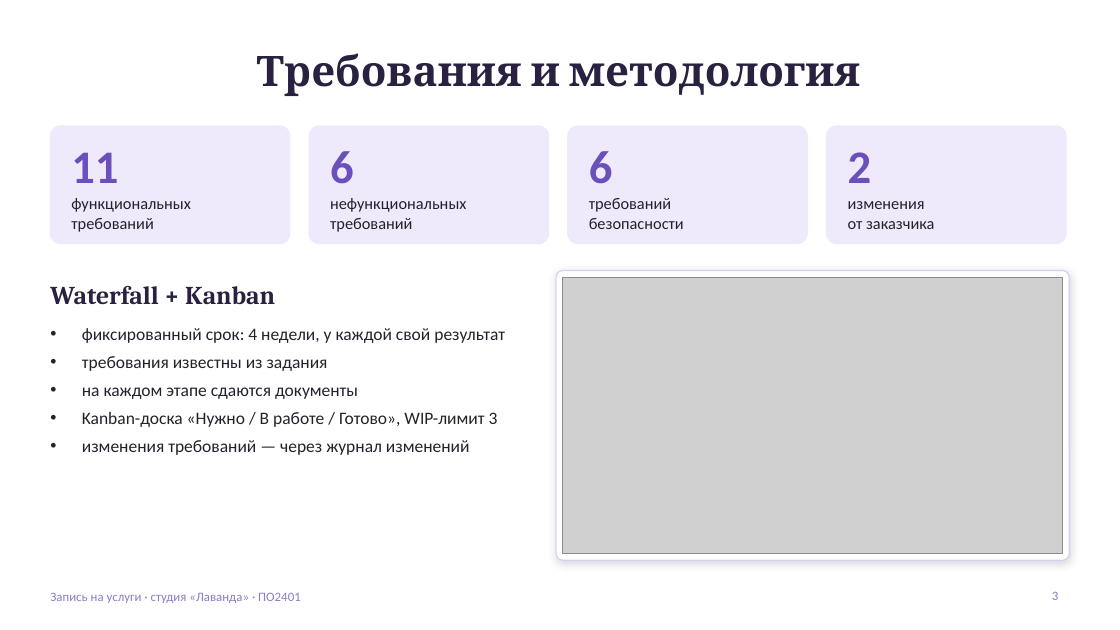
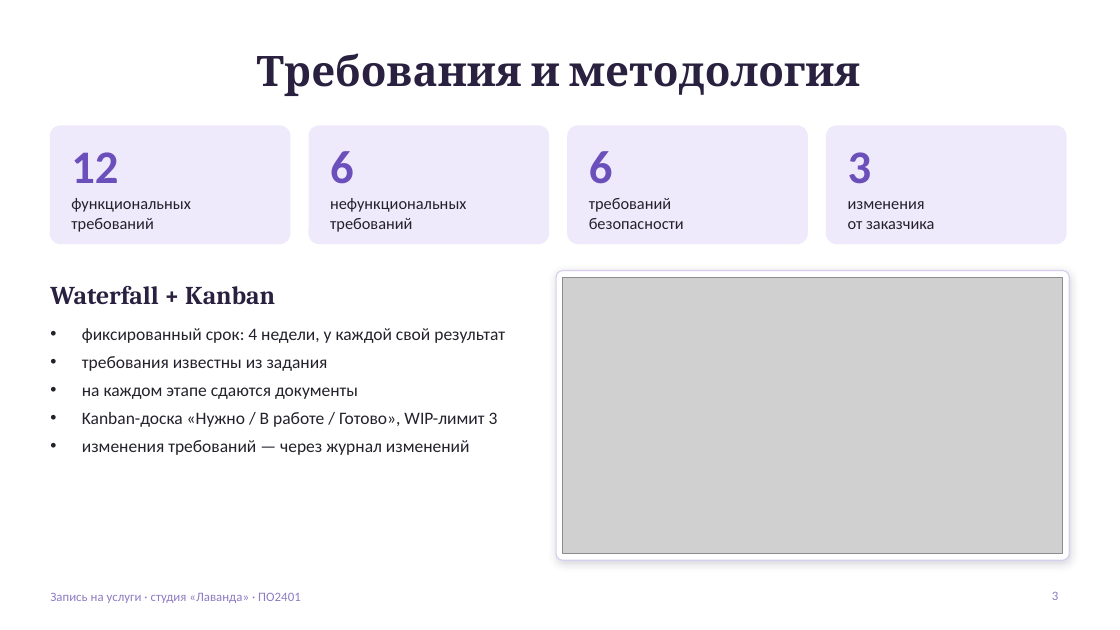
Before and after one commit to axssiz/Project_ES, a slide deck: slide 3 of docs/presentation.pptx. Drawn at 1120x630 pixels with LibreOffice and Linux fonts; fonts in the diff are those of the drawing; grey boxes stand for pictures. Boxes give left, top, right and bottom in pixels: in the first picture for what was removed or moved away, otherwise in the second. Text is boxed around its words. In the diff, an @@ line names an element or a change of style, - is before the commit and + after.

```diff
--- a/docs/presentation.pptx
+++ b/docs/presentation.pptx
@@ text at bbox=[71, 152, 118, 183]: text changed @@
-11
+12
@@ text at bbox=[848, 152, 872, 184]: text changed @@
-2
+3
```
Also in this commit, not shown: 4 other slides changed, 28 other files.
